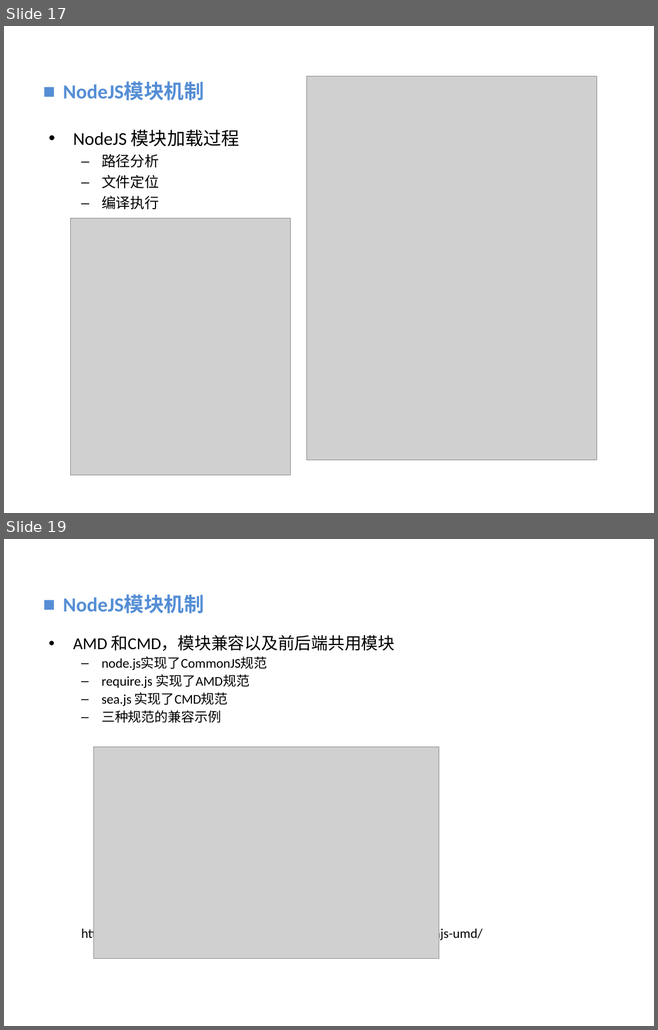
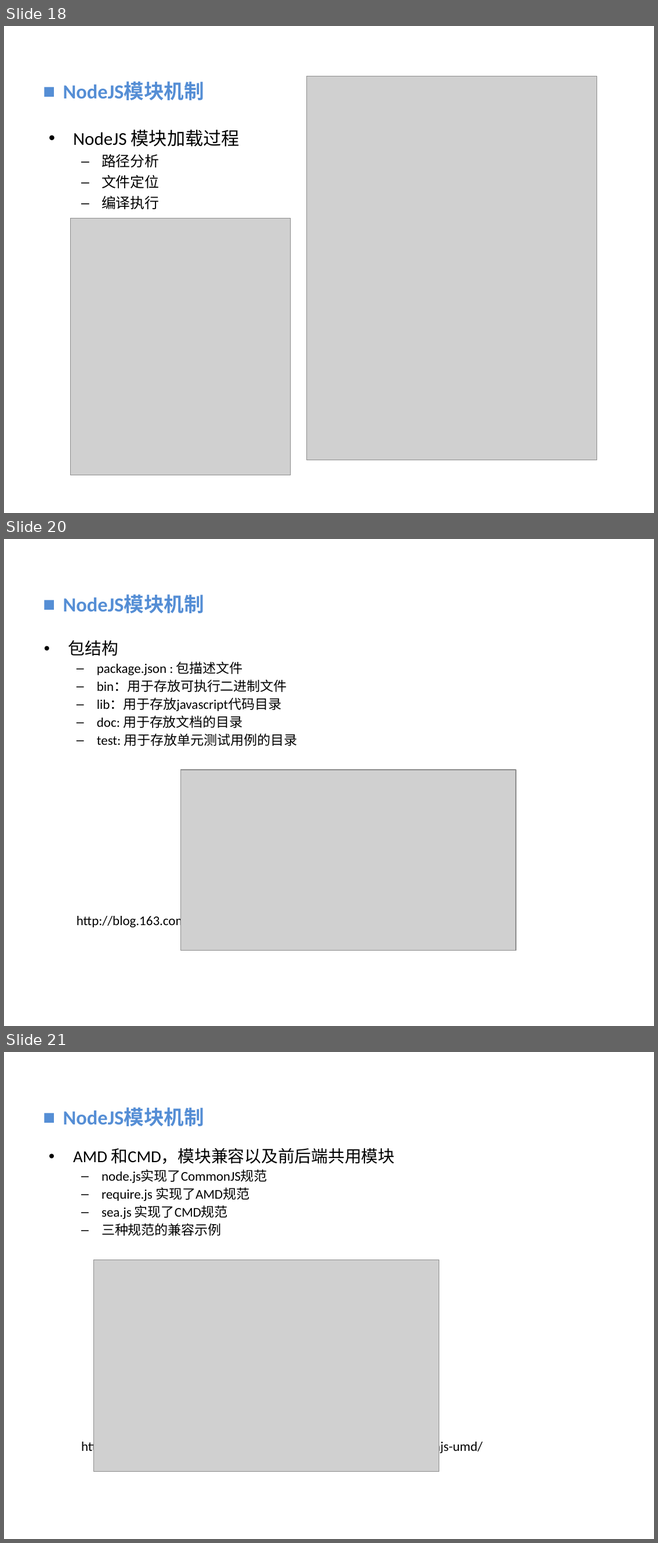
Before and after one commit to vaik/Documents, a slide deck: 我的分享/NodeJS基础概念理解.ppt. Shown one above the other, each under a label of ours: slides 17 and 19 before the commit, slides 18, 20 and 21 after it; the slides between them are not shown. The pictures are 658x1030 and 658x1543 pixels, drawn with LibreOffice and Linux fonts; fonts in the diff are those of the drawing; grey boxes stand for pictures; background and template pictures are left out. Boxes give left, top, right and bottom in pixels: in the first picture for what was removed or moved away, otherwise in the second. Text is boxed around its words. In the diff, an @@ line names an element or a change of style, - is before the commit and + after.

```diff
--- a/我的分享/NodeJS基础概念理解.ppt
+++ b/我的分享/NodeJS基础概念理解.ppt
@@ slide 20 added at box(4, 539, 654, 1026), background picture (left out) @@
@@ text added at box(63, 595, 204, 613), 22.2 pt, text #558ED5, bold @@
+■ NodeJS模块机制
@@ text added at box(68, 640, 457, 929), 14.8 pt, text #000000 @@
+• 包结构
+  – package.json : 包描述文件
+  – bin：用于存放可执行二进制文件
+  – lib：用于存放javascript代码目录
+  – doc: 用于存放文档的目录
+  – test: 用于存放单元测试用例的目录
+  http://blog.163.com/ch_xy/blog/static/247520050201531554058679/
@@ picture added at box(181, 770, 516, 950) @@
@@ what was slide 17 is now slide 18 @@
@@ what was slide 19 is now slide 21 @@
```
Also in this commit, not shown: 4 slides changed, 2 other slides added.
